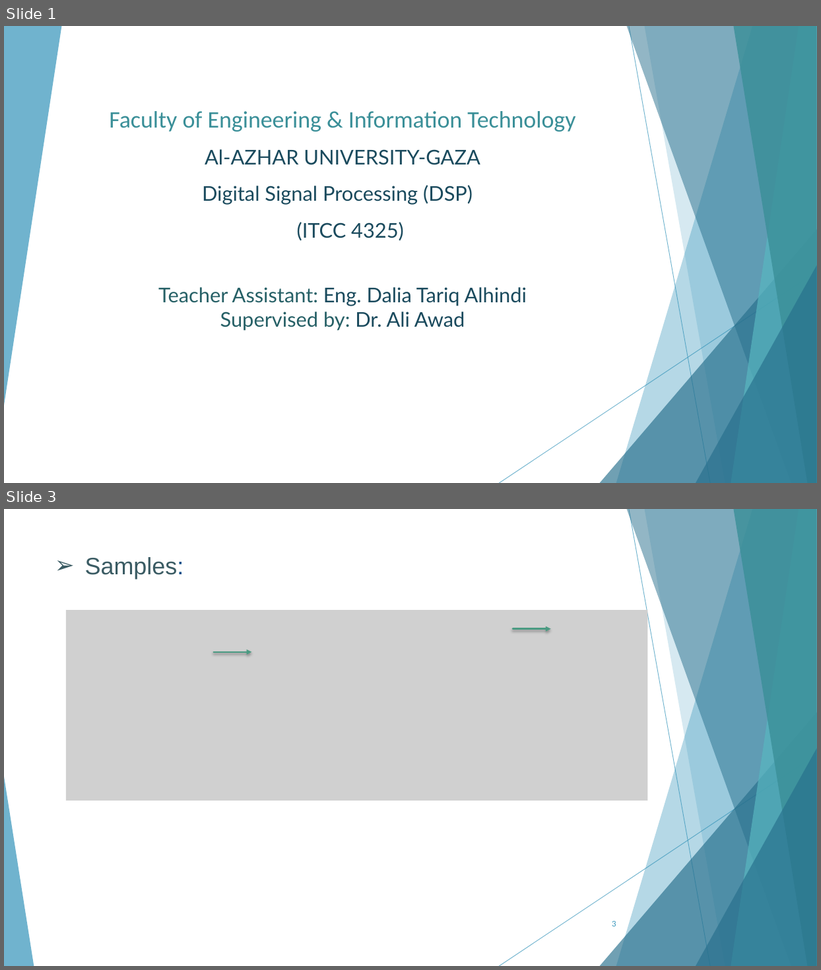
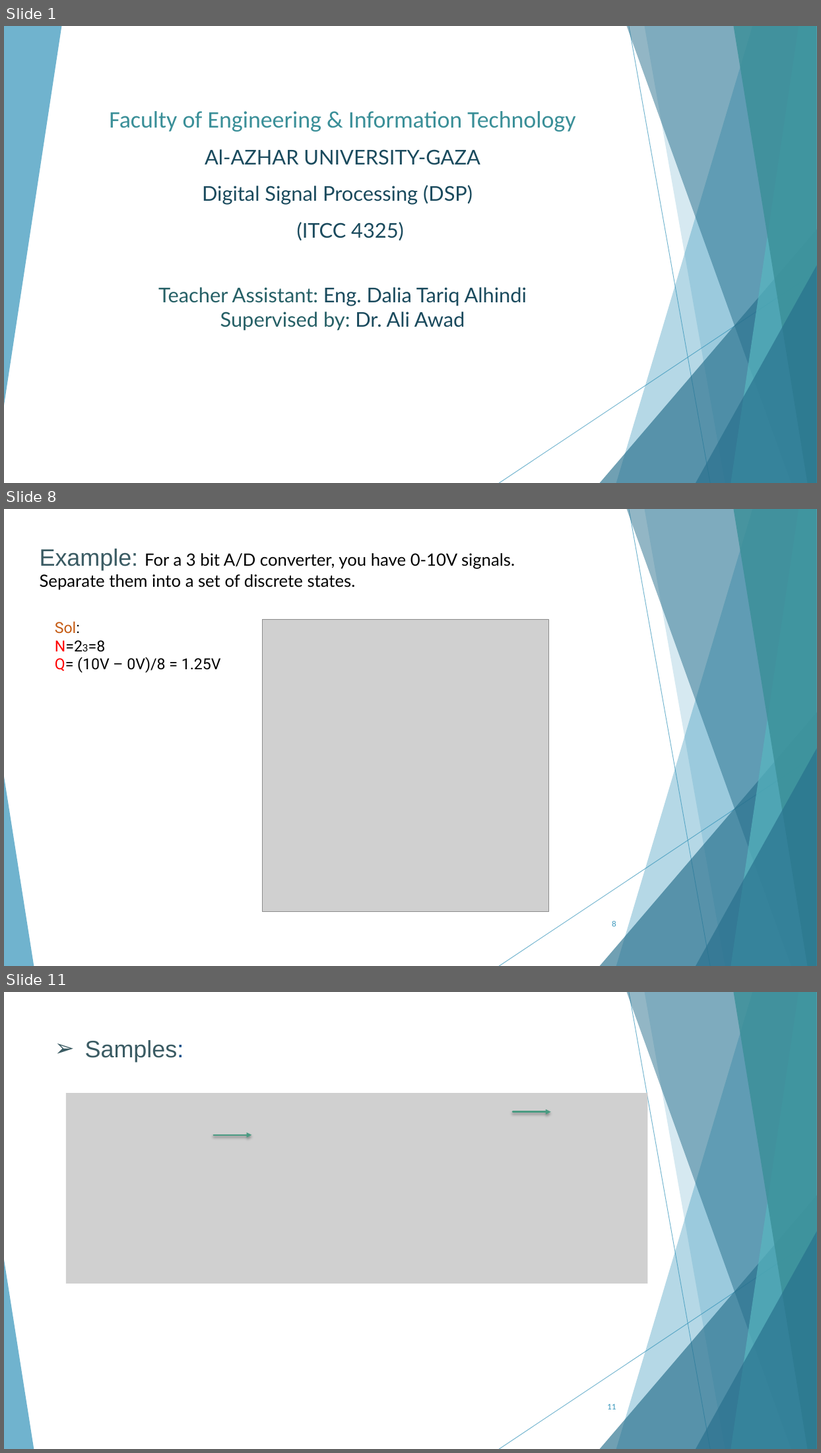
Before and after one commit to AhMjOU/DSP2, a slide deck: lec2.pptx. Shown one above the other, each under a label of ours: slides 1 and 3 before the commit, slides 1, 8 and 11 after it; the slides between them are not shown. The pictures are 821x970 and 821x1453 pixels, drawn with LibreOffice and Linux fonts; fonts in the diff are those of the drawing; grey boxes stand for pictures. Boxes give left, top, right and bottom in pixels: in the first picture for what was removed or moved away, otherwise in the second. Text is boxed around its words. In the diff, an @@ line names an element or a change of style, - is before the commit and + after.

```diff
--- a/lec2.pptx
+++ b/lec2.pptx
@@ slide 8 added at bbox=[4, 509, 817, 966], background #FFFFFF; not listed: 10 template elements that a slide beside it also shows @@
@@ text added at bbox=[40, 549, 515, 590], 20 pt, text #000000 @@
+Example: For a 3 bit A/D converter, you have 0-10V signals. Separate them into a set of discrete states.
@@ text added at bbox=[55, 621, 221, 673], 18 pt, text #000000 @@
+Sol:
+N=23=8
+Q= (10V – 0V)/8 = 1.25V
@@ picture added at bbox=[262, 619, 548, 912] @@
@@ page number added at bbox=[612, 921, 616, 927], 9 pt, text #3494BA @@
+8
@@ what was slide 3 is now slide 11 @@
@@ page number at bbox=[607, 1404, 616, 1410]: text changed @@
-3
+11
```
Also in this commit, not shown: 4 slides changed, 7 other slides added, 12 slides removed, 8 other files.
